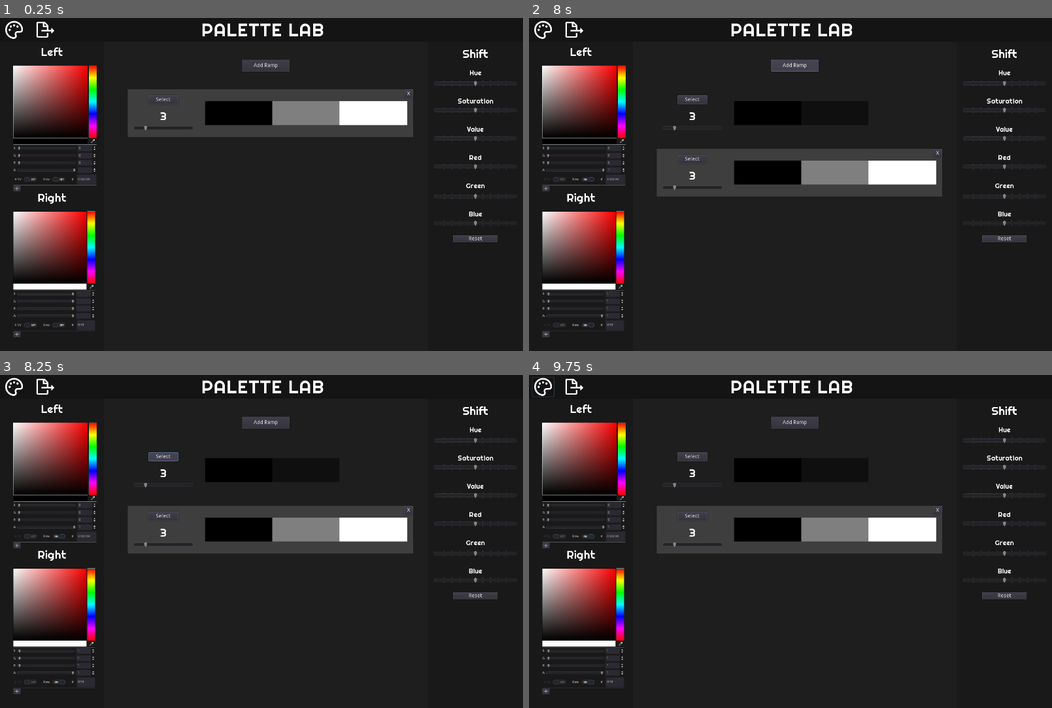
Above: before the commit, frames 1-4 (two rows, left to right).
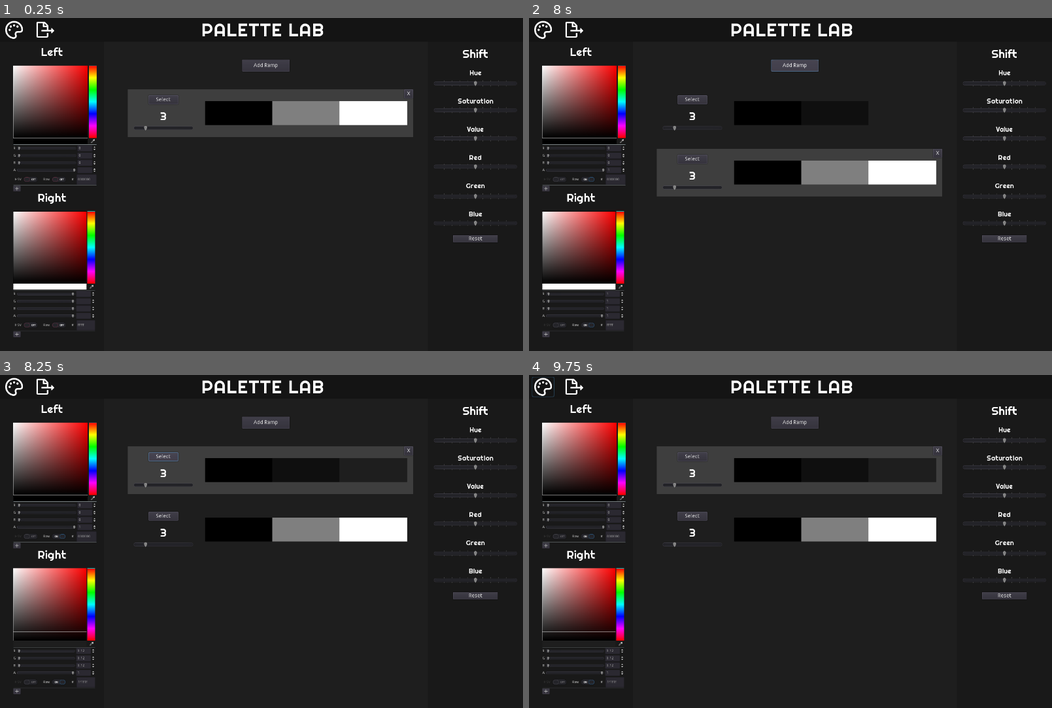
Above: after the commit, the same moments.

Repository: pbzona/palette_lab
Game: Godot game, scene res://src/Main.tscn
The game is run twice, just before and just after one commit, with the same random seed, the same clock (stepped at 60 frames per second) and the same inputs.
Inputs (mouse positions are in pixels of both pictures, inside the frame that each line leads up to):
- Up to frame 1 (0.25 s): no input
- Up to frame 2 (8 s): click (544, 31) at 0.5 s; click (576, 31) at 1.25 s; click (544, 31) at 2 s; click (623, 141) at 2.77 s; click "HSV" at 3.5 s; click "Raw" at 4.25 s; click (623, 287) at 5.02 s; click "HSV" at 5.75 s; click "Raw" at 6.5 s; click "Add Ramp" at 7.25 s
- Up to frame 3 (8.25 s): click "Select" at 8 s
- Up to frame 4 (9.75 s): click (576, 388) at 8.75 s; click (544, 388) at 9.5 s

Frames 1-2 are identical in both runs. In frame 3, 9.7% of the frame differs, in the area x 2-79%, y 21-93%; in frame 4, 9.7%.

Commit message:
Fix another typo

Diff:
--- a/src/palette/Palette.gd
+++ b/src/palette/Palette.gd
@@ -31,7 +31,7 @@
 func _create_new_ramp() -> PackedScene:
 	var ramp = Ramp.instance()
 	ramp.connect("RAMP_DELETED", self, "delete_ramp")
-	ramp.connect("RAMP_SELECTED", self, "make_ramp_active")
+	ramp.connect("RAMP_SELECTED", self, "_make_ramp_active")
 	return ramp
 
 func delete_ramp(ramp) -> void:
